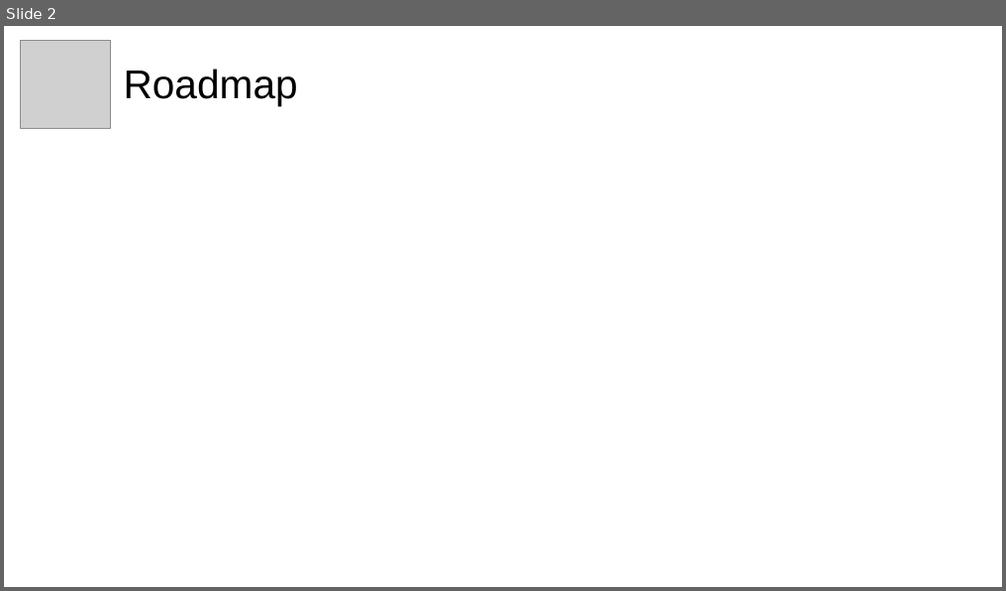
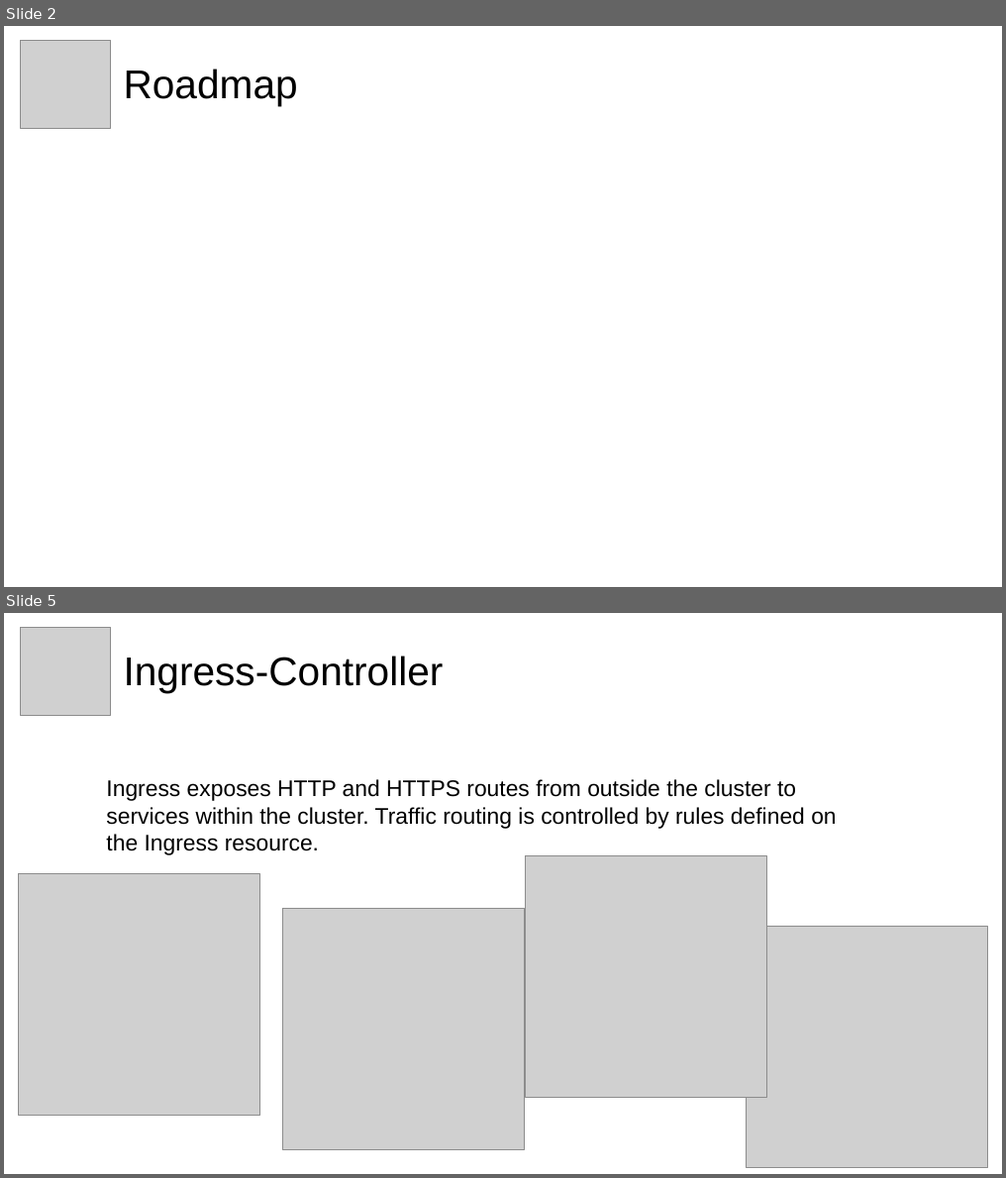
Before and after one commit to innfocco/hands-on-kubernetes, a slide deck: presentation.odp. Shown one above the other, each under a label of ours: slide 2 before the commit, slides 2 and 5 after it; the slides between them are not shown. The pictures are 1006x591 and 1006x1178 pixels, drawn with LibreOffice and Linux fonts; fonts in the diff are those of the drawing; grey boxes stand for pictures. Boxes give left, top, right and bottom in pixels: in the first picture for what was removed or moved away, otherwise in the second. Text is boxed around its words. In the diff, an @@ line names an element or a change of style, - is before the commit and + after.

```diff
--- a/presentation.odp
+++ b/presentation.odp
@@ slide 5 added at [4, 613, 1002, 1174], background #FFFFFF @@
@@ picture added at [20, 628, 111, 715] @@
@@ text added at [124, 656, 444, 693], 32 pt, text #000000 @@
+Ingress-Controller
@@ text added at [106, 779, 836, 856], 18 pt, text #000000 @@
+Ingress exposes HTTP and HTTPS routes from outside the cluster to services within the cluster. Traffic routing is controlled by rules defined on the Ingress resource.
@@ picture added at [19, 874, 260, 1117] @@
@@ picture added at [526, 857, 767, 1098] @@
@@ picture added at [283, 909, 525, 1151] @@
@@ picture added at [746, 926, 988, 1168] @@
```
Also in this commit, not shown: 1 slide changed, 3 other slides added, 3 slides removed, 8 other files.
